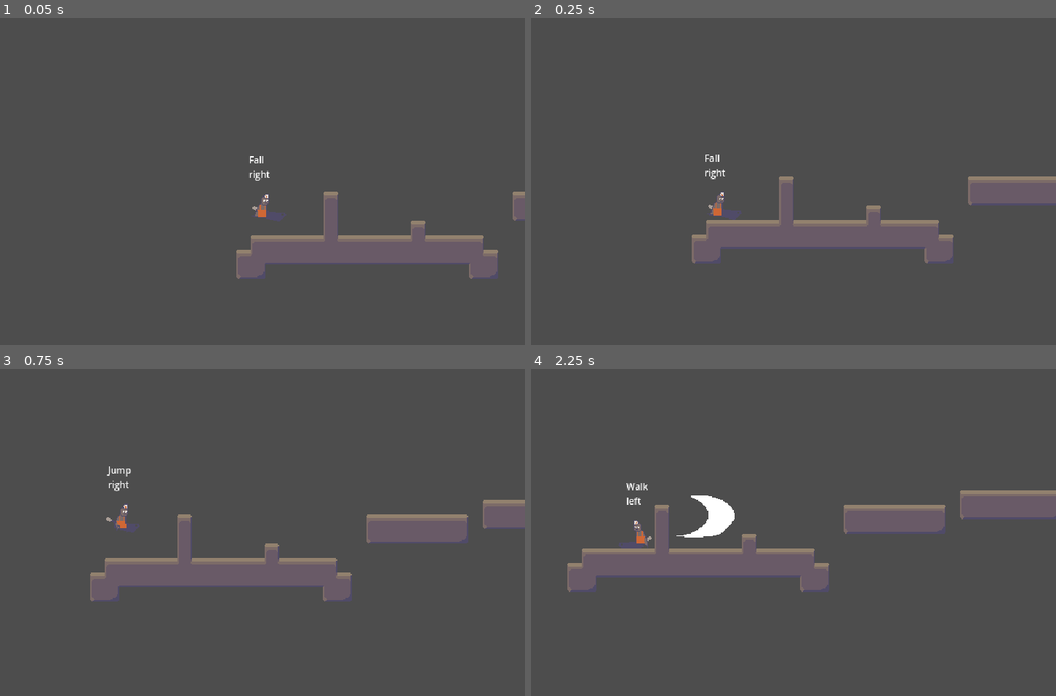
Above: before the commit, frames 1-4 (two rows, left to right).
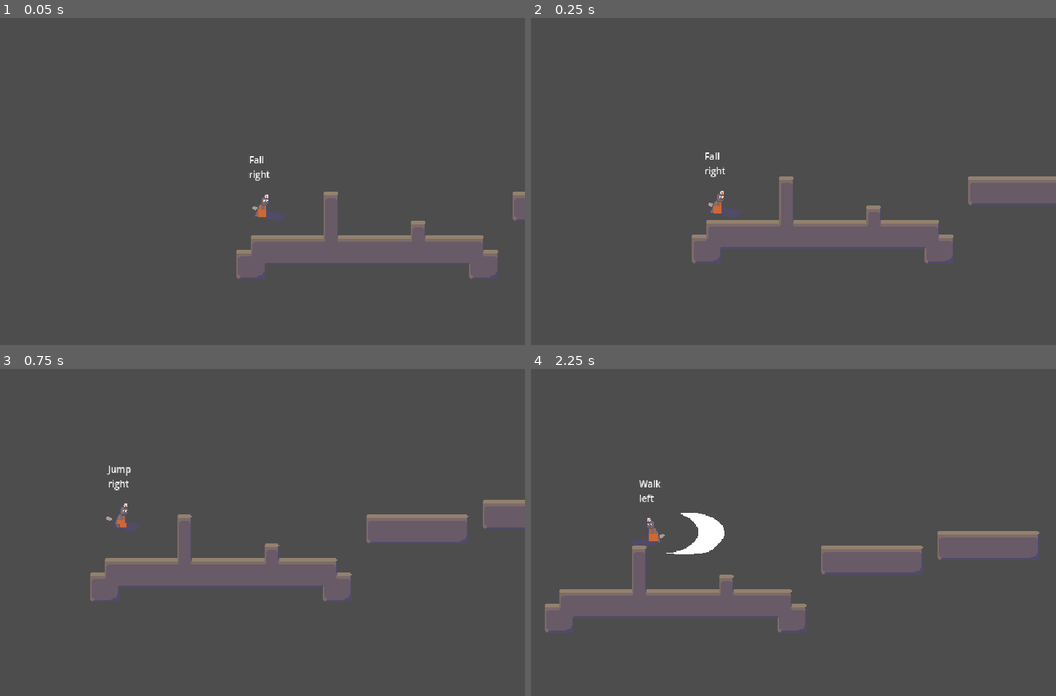
Above: after the commit, the same moments.

Repository: andhedrew/Chop
Game: Godot game, scene res://world.tscn
Same seed, same stepped clock (60 frames per second), same inputs: the game is played once before the commit and once after it.
Inputs:
- Up to frame 1 (0.05 s): no input
- Up to frame 2 (0.25 s): no input
- Up to frame 3 (0.75 s): hold Right (right) from 0.53 s (still down); hold Z (jump) from 0.53 s (still down)
- Up to frame 4 (2.25 s): release Z (jump) at 1.28 s; tap X (attack) at 1.35 s; tap Z (jump) at 1.52, 1.55, 1.82 s; release Right (right) at 2.03 s; hold Left (left) from 2.03 s (still down); hold Space (dash) from 2.03 s (still down)

Frame 1 is identical in both runs. In frame 2, 0.2% of the frame differs, in the area x 33-41%, y 41-62%; in frame 3, 0.2%; in frame 4, 18%, in the area x 2-100%, y 34-81%.

Commit message:
Jump buffer, coyote time

Diff:
--- a/Player.gd
+++ b/Player.gd
@@ -2,7 +2,7 @@
 
 
 const max_speed := 120
-const acceleration := 7
+const acceleration := 9
 const acceleration_in_air := 5
 const jump_height = -200.0
 
--- a/autoloads/Param.gd
+++ b/autoloads/Param.gd
@@ -3,5 +3,5 @@
 
 
 const FRICTION : float = 0.3
-const GRAVITY : float = 400.0
-const GRAVITY_ON_FALL : float = 500.0
+const GRAVITY : float = 350.0
+const GRAVITY_ON_FALL : float = 450.0
--- a/characters/Player/player.tscn
+++ b/characters/Player/player.tscn
@@ -541,4 +541,12 @@
 [node name="Execute" type="Node" parent="StateMachine"]
 script = ExtResource("12_h1f83")
 
+[node name="CoyoteTimer" type="Timer" parent="."]
+wait_time = 0.1
+one_shot = true
+
+[node name="JumpBufferTimer" type="Timer" parent="."]
+wait_time = 0.3
+one_shot = true
+
 [editable path="Hurtbox"]
--- a/characters/player/states/Fall.gd
+++ b/characters/player/states/Fall.gd
@@ -1,6 +1,20 @@
 extends State
 
+@onready var coyote_timer := $"../../CoyoteTimer"
+@onready var jump_buffer_timer := $"../../JumpBufferTimer"
+
+
+func enter(_msg := {}) -> void:
+	pass
+
 func physics_update(delta: float) -> void:
+	var jump := Input.is_action_just_pressed("jump")
+
+	if !coyote_timer.is_stopped() and jump:
+		state_machine.transition_to("Jump")
+		$"../Jump".coyote_jump = true
+	elif jump and jump_buffer_timer.is_stopped():
+		jump_buffer_timer.start()
 
 	var input_direction_x: float = (
 		Input.get_action_strength("right")
--- a/characters/player/states/Idle.gd
+++ b/characters/player/states/Idle.gd
@@ -1,4 +1,7 @@
 extends State
+
+@onready var jump_buffer_timer := $"../../JumpBufferTimer"
+@onready var coyote_timer := $"../../CoyoteTimer"
 
 func enter(_msg := {}) -> void:
 	pass
@@ -10,14 +13,16 @@
 	# If you have platforms that break when standing on them, you need that check for
 	# the character to fall.
 	if not owner.is_on_floor():
+		coyote_timer.start()
 		state_machine.transition_to("Fall")
 		return
 
 
-	if Input.is_action_just_pressed("jump"):
+	if Input.is_action_just_pressed("jump") or !jump_buffer_timer.is_stopped():
 		# As we'll only have one air state for both jump and fall, we use the `msg` dictionary
 		# to tell the next state that we want to jump.
 		state_machine.transition_to("Jump")
+		jump_buffer_timer.stop()
 	elif Input.is_action_pressed("left") or Input.is_action_pressed("right"):
 		state_machine.transition_to("Walk")
 
--- a/characters/player/states/Jump.gd
+++ b/characters/player/states/Jump.gd
@@ -1,4 +1,6 @@
 extends State
+
+var coyote_jump: bool = false
 
 func physics_update(delta: float) -> void:
 
@@ -14,6 +16,10 @@
 		owner.velocity.y = owner.jump_height/2
 	elif jump and owner.is_on_floor():
 		owner.velocity.y = owner.jump_height
+	elif coyote_jump:
+		owner.velocity.y = owner.jump_height
+		coyote_jump = false
+
 
 	owner.velocity.x = move_toward(owner.velocity.x, owner.max_speed * input_direction_x, owner.acceleration_in_air)
 	owner.velocity.y += Param.GRAVITY * delta
--- a/characters/player/states/Walk.gd
+++ b/characters/player/states/Walk.gd
@@ -1,4 +1,7 @@
 extends State
+
+@onready var coyote_timer := $"../../CoyoteTimer"
+@onready var jump_buffer_timer := $"../../JumpBufferTimer"
 
 func enter(_msg := {}) -> void:
 	pass
@@ -15,8 +18,9 @@
 	owner.velocity.y += Param.GRAVITY * delta
 	owner.move_and_slide()
 
-	if Input.is_action_just_pressed("jump"):
+	if Input.is_action_just_pressed("jump") or !jump_buffer_timer.is_stopped():
 		state_machine.transition_to("Jump")
+		jump_buffer_timer.stop()
 	elif is_equal_approx(input_direction_x, 0.0):
 		state_machine.transition_to("Idle")
 
@@ -24,4 +28,5 @@
 		state_machine.transition_to("Attack")
 
 	if not owner.is_on_floor():
+		coyote_timer.start()
 		state_machine.transition_to("Fall")
